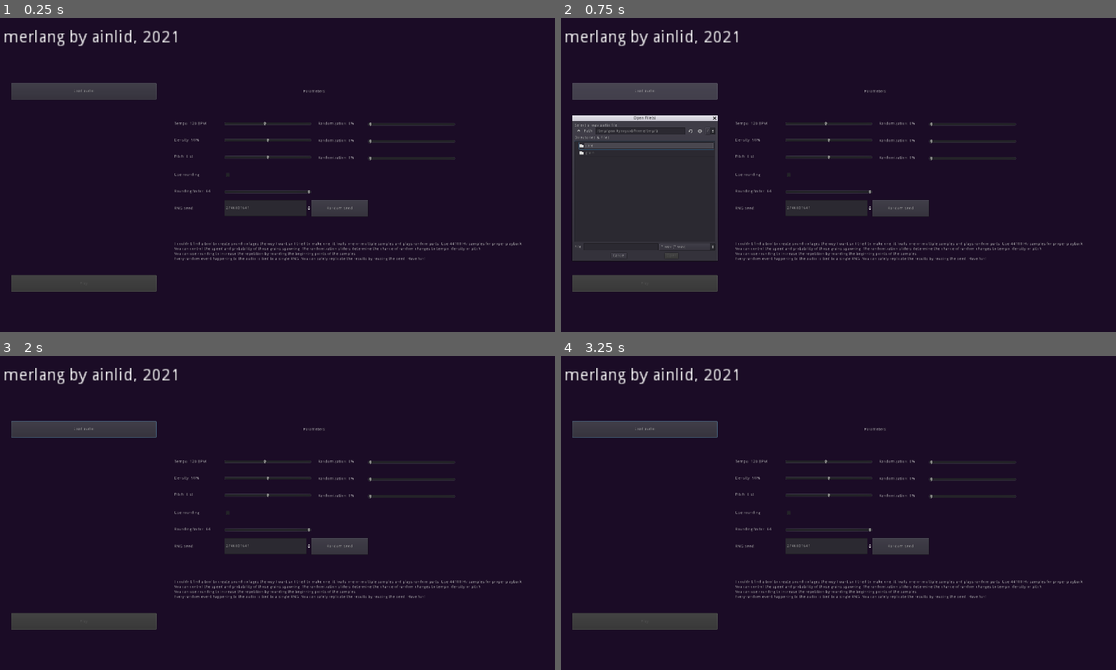
Above: before the commit, frames 1-4 (two rows, left to right).
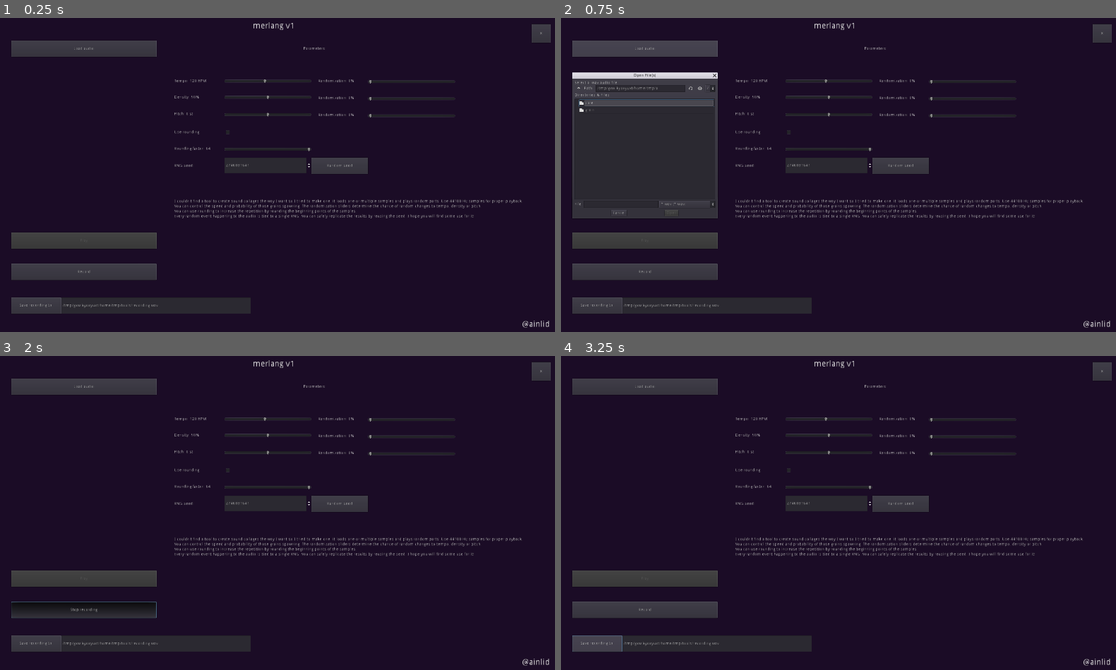
Above: after the commit, the same moments.

Repository: Ainlid/merlang
Game: Godot game, scene res://core/core.tscn
Two runs of this game, one before a commit and one after it. Both use one fixed random seed, a clock stepped at 60 frames per second and the inputs below. Before the commit the project has no main scene; this scene is started directly in both runs.
Inputs (mouse positions are in pixels of both pictures, inside the frame that each line leads up to):
- Up to frame 1 (0.25 s): no input
- Up to frame 2 (0.75 s): click "Load audio" at 0.5 s
- Up to frame 3 (2 s): click (83, 610) at 1.25 s, where only the run after the commit has a clickable "Record"
- Up to frame 4 (3.25 s): click (644, 610) at 2 s, where only the run after the commit has a clickable "Stop recording"; click (599, 644) at 2.75 s, where only the run after the commit has a clickable "Save recording to:"

The runs differ from the first frame. In frame 1, 13% of the frame differs, in the area x 0-100%, y 1-99%; in frame 2, 17%; in frame 3, 13%; in frame 4, 13%.

Commit message:
v1 complete

Diff:
--- a/core/core.gd
+++ b/core/core.gd
@@ -49,6 +49,13 @@
 
 onready var seed_box = $interface/seed_box
 
+onready var audio_record = $audio_record
+onready var record_button = $interface/record_button
+onready var save_path_label = $interface/save_path_label
+
+var effect
+var recording
+
 func _ready():
 	randomize()
 	rng = RandomNumberGenerator.new()
@@ -66,6 +73,9 @@
 	_randomize_seed()
 
 	play_button.disabled = true
+
+	effect = AudioServer.get_bus_effect(0, 0)
+	save_path_label.text = OS.get_executable_path().get_base_dir() + "/recording.wav"
 
 func _set_seed(value):
 	rng_seed = value
@@ -118,10 +128,10 @@
 
 func _load_pressed():
 	_play_stop()
+	file_dialog.popup()
+
+func _files_selected(paths):
 	samples = []
-	file_dialog.popup()
-
-func _files_selected(paths):
 	var file = File.new()
 	for n in paths.size():
 		if file.file_exists(paths[n]):
@@ -152,6 +162,19 @@
 	timer_beat.stop()
 	playing = false
 	play_button.text = "Play"
+
+func _record_pressed():
+	if effect.is_recording_active():
+		recording = effect.get_recording()
+		effect.set_recording_active(false)
+		record_button.text = "Record"
+	else:
+		effect.set_recording_active(true)
+		record_button.text = "Stop recording"
+
+func _save_pressed():
+	var save_path = save_path_label.text
+	recording.save_to_wav(save_path)
 
 func _tick():
 	_randomize_params()
@@ -189,3 +212,6 @@
 		new_pitch = pow(2.0, new_pitch / 12.0)
 		var new_size = interval * rng.randi_range(size_min, size_max)
 		new_grain._grain_play(curr_sample, new_offset, new_pitch, new_size)
+
+func _quit_pressed():
+	get_tree().quit()
--- a/core/core.tscn
+++ b/core/core.tscn
@@ -1,6 +1,8 @@
-[gd_scene load_steps=2 format=2]
+[gd_scene load_steps=3 format=2]
 
 [ext_resource path="res://core/core.gd" type="Script" id=1]
+
+[sub_resource type="AudioStreamSample" id=1]
 
 [node name="core" type="Node2D"]
 script = ExtResource( 1 )
@@ -24,21 +26,32 @@
 }
 
 [node name="title" type="Label" parent="interface"]
-margin_left = 40.0
-margin_top = 43.0
-margin_right = 190.0
-margin_bottom = 67.0
-rect_scale = Vector2( 4, 4 )
-text = "merlang by ainlid, 2021"
+margin_top = 17.0
+margin_right = 960.0
+margin_bottom = 41.0
+rect_scale = Vector2( 2, 2 )
+text = "merlang v1"
+align = 1
+__meta__ = {
+"_edit_use_anchors_": false
+}
+
+[node name="credit" type="Label" parent="interface"]
+margin_left = 1803.18
+margin_top = 1031.73
+margin_right = 1855.18
+margin_bottom = 1049.73
+rect_scale = Vector2( 2, 2 )
+text = "@ainlid"
 __meta__ = {
 "_edit_use_anchors_": false
 }
 
 [node name="load_button" type="Button" parent="interface"]
 margin_left = 67.0
-margin_top = 225.042
+margin_top = 80.042
 margin_right = 561.0
-margin_bottom = 281.042
+margin_bottom = 136.042
 text = "Load audio"
 __meta__ = {
 "_edit_use_anchors_": false
@@ -51,9 +64,9 @@
 anchor_right = 0.5
 anchor_bottom = 0.5
 margin_left = -893.0
-margin_top = -187.0
+margin_top = -332.0
 margin_right = -399.0
-margin_bottom = 289.0
+margin_bottom = 144.0
 window_title = "Open File(s)"
 dialog_text = "Select a .wav audio file"
 mode = 1
@@ -67,9 +80,9 @@
 
 [node name="play_button" type="Button" parent="interface"]
 margin_left = 67.0
-margin_top = 878.029
+margin_top = 733.029
 margin_right = 561.0
-margin_bottom = 934.029
+margin_bottom = 789.029
 text = "Play"
 __meta__ = {
 "_edit_use_anchors_": false
@@ -77,9 +90,9 @@
 
 [node name="label_params" type="Label" parent="interface"]
 margin_left = 621.0
-margin_top = 225.0
+margin_top = 80.0
 margin_right = 1576.0
-margin_bottom = 281.0
+margin_bottom = 136.0
 text = "Parameters:"
 align = 1
 valign = 1
@@ -89,9 +102,9 @@
 
 [node name="tempo_slider" type="HSlider" parent="interface"]
 margin_left = 791.0
-margin_top = 335.0
-margin_right = 1087.0
-margin_bottom = 391.0
+margin_top = 190.0
+margin_right = 1087.0
+margin_bottom = 246.0
 min_value = 50.0
 max_value = 200.0
 value = 120.0
@@ -101,9 +114,9 @@
 
 [node name="tempo_label" type="Label" parent="interface"]
 margin_left = 621.0
-margin_top = 335.0
-margin_right = 746.0
-margin_bottom = 391.0
+margin_top = 190.0
+margin_right = 746.0
+margin_bottom = 246.0
 text = "Tempo: "
 valign = 1
 __meta__ = {
@@ -112,9 +125,9 @@
 
 [node name="density_slider" type="HSlider" parent="interface"]
 margin_left = 791.0
-margin_top = 391.042
-margin_right = 1087.0
-margin_bottom = 447.042
+margin_top = 246.042
+margin_right = 1087.0
+margin_bottom = 302.042
 value = 50.0
 __meta__ = {
 "_edit_use_anchors_": false
@@ -122,9 +135,9 @@
 
 [node name="density_label" type="Label" parent="interface"]
 margin_left = 621.0
-margin_top = 391.042
-margin_right = 746.0
-margin_bottom = 447.042
+margin_top = 246.042
+margin_right = 746.0
+margin_bottom = 302.042
 text = "Density: "
 valign = 1
 __meta__ = {
@@ -133,9 +146,9 @@
 
 [node name="pitch_slider" type="HSlider" parent="interface"]
 margin_left = 791.0
-margin_top = 449.042
-margin_right = 1087.0
-margin_bottom = 505.042
+margin_top = 304.042
+margin_right = 1087.0
+margin_bottom = 360.042
 min_value = -6.0
 max_value = 6.0
 __meta__ = {
@@ -144,9 +157,9 @@
 
 [node name="pitch_label" type="Label" parent="interface"]
 margin_left = 621.0
-margin_top = 447.042
-margin_right = 746.0
-margin_bottom = 503.042
+margin_top = 302.042
+margin_right = 746.0
+margin_bottom = 358.042
 text = "Pitch: "
 valign = 1
 __meta__ = {
@@ -155,18 +168,18 @@
 
 [node name="tempo_random_slider" type="HSlider" parent="interface"]
 margin_left = 1280.0
-margin_top = 337.0
+margin_top = 192.0
 margin_right = 1576.0
-margin_bottom = 393.0
+margin_bottom = 248.0
 __meta__ = {
 "_edit_use_anchors_": false
 }
 
 [node name="tempo_random_label" type="Label" parent="interface"]
 margin_left = 1110.0
-margin_top = 335.0
+margin_top = 190.0
 margin_right = 1235.0
-margin_bottom = 391.0
+margin_bottom = 246.0
 text = "Randomization: "
 valign = 1
 __meta__ = {
@@ -175,18 +188,18 @@
 
 [node name="density_random_slider" type="HSlider" parent="interface"]
 margin_left = 1280.0
-margin_top = 395.0
+margin_top = 250.0
 margin_right = 1576.0
-margin_bottom = 451.0
+margin_bottom = 306.0
 __meta__ = {
 "_edit_use_anchors_": false
 }
 
 [node name="density_random_label" type="Label" parent="interface"]
 margin_left = 1110.0
-margin_top = 393.0
+margin_top = 248.0
 margin_right = 1235.0
-margin_bottom = 449.0
+margin_bottom = 304.0
 text = "Randomization: "
 valign = 1
 __meta__ = {
@@ -195,18 +208,18 @@
 
 [node name="pitch_random_slider" type="HSlider" parent="interface"]
 margin_left = 1280.0
-margin_top = 453.0
+margin_top = 308.0
 margin_right = 1576.0
-margin_bottom = 509.0
+margin_bottom = 364.0
 __meta__ = {
 "_edit_use_anchors_": false
 }
 
 [node name="pitch_random_label" type="Label" parent="interface"]
 margin_left = 1110.0
-margin_top = 451.0
+margin_top = 306.0
 margin_right = 1235.0
-margin_bottom = 507.0
+margin_bottom = 362.0
 text = "Randomization: "
 valign = 1
 __meta__ = {
@@ -215,18 +228,18 @@
 
 [node name="rounding_toggle" type="CheckBox" parent="interface"]
 margin_left = 791.0
-margin_top = 509.0
+margin_top = 364.0
 margin_right = 828.0
-margin_bottom = 565.0
+margin_bottom = 420.0
 __meta__ = {
 "_edit_use_anchors_": false
 }
 
 [node name="rounding_toggle_label" type="Label" parent="interface"]
 margin_left = 621.0
-margin_top = 509.0
-margin_right = 746.0
-margin_bottom = 565.0
+margin_top = 364.0
+margin_right = 746.0
+margin_bottom = 420.0
 text = "Use rounding: "
 valign = 1
 __meta__ = {
@@ -235,9 +248,9 @@
 
 [node name="rounding_slider" type="HSlider" parent="interface"]
 margin_left = 791.0
-margin_top = 567.0
-margin_right = 1087.0
-margin_bottom = 623.0
+margin_top = 422.0
+margin_right = 1087.0
+margin_bottom = 478.0
 min_value = 2.0
 max_value = 16.0
 value = 16.0
@@ -247,9 +260,9 @@
 
 [node name="rounding_label" type="Label" parent="interface"]
 margin_left = 621.0
-margin_top = 565.0
-margin_right = 746.0
-margin_bottom = 621.0
+margin_top = 420.0
+margin_right = 746.0
+margin_bottom = 476.0
 text = "Rounding factor: "
 valign = 1
 __meta__ = {
@@ -258,16 +271,19 @@
 
 [node name="seed_box" type="SpinBox" parent="interface"]
 margin_left = 791.0
-margin_top = 623.0
-margin_right = 1087.0
-margin_bottom = 677.0
+margin_top = 478.0
+margin_right = 1087.0
+margin_bottom = 532.0
 max_value = 1e+10
+__meta__ = {
+"_edit_use_anchors_": false
+}
 
 [node name="seed_label" type="Label" parent="interface"]
 margin_left = 621.0
-margin_top = 623.0
-margin_right = 746.0
-margin_bottom = 679.0
+margin_top = 478.0
+margin_right = 746.0
+margin_bottom = 534.0
 text = "RNG seed: "
 valign = 1
 __meta__ = {
@@ -276,25 +292,70 @@
 
 [node name="seed_random_button" type="Button" parent="interface"]
 margin_left = 1087.0
-margin_top = 623.0
+margin_top = 478.0
 margin_right = 1280.0
-margin_bottom = 679.0
+margin_bottom = 534.0
 text = "Random seed"
+__meta__ = {
+"_edit_use_anchors_": false
+}
 
 [node name="info" type="Label" parent="interface"]
 margin_left = 621.0
-margin_top = 765.0
+margin_top = 620.0
 margin_right = 1817.0
-margin_bottom = 840.0
+margin_bottom = 695.0
 text = "I couldn't find a tool to create sound collages the way I want so I tried to make one. it loads one or multiple samples and plays random parts. Use 44100 Hz samples for proper playback.
 You can control the speed and probability of those grains spawning. The randomization sliders determine the chance of random changes to tempo, density or pitch.
 You can use rounding to increase the repetition by rounding the beginning points of the samples.
-Every random event happening to the audio is tied to a single RNG. You can safely replicate the results by reusing the seed. Have fun!"
-__meta__ = {
-"_edit_use_anchors_": false
-}
-
-[node name="audio" type="AudioStreamPlayer" parent="."]
+Every random event happening to the audio is tied to a single RNG. You can safely replicate the results by reusing the seed. I hope you will find some use for it!"
+__meta__ = {
+"_edit_use_anchors_": false
+}
+
+[node name="record_button" type="Button" parent="interface"]
+margin_left = 67.0
+margin_top = 839.0
+margin_right = 561.0
+margin_bottom = 895.0
+toggle_mode = true
+text = "Record"
+__meta__ = {
+"_edit_use_anchors_": false
+}
+
+[node name="save_button" type="Button" parent="interface"]
+margin_left = 67.0
+margin_top = 953.551
+margin_right = 237.0
+margin_bottom = 1009.55
+text = "Save recording to:"
+__meta__ = {
+"_edit_use_anchors_": false
+}
+
+[node name="save_path_label" type="LineEdit" parent="interface"]
+margin_left = 237.0
+margin_top = 954.0
+margin_right = 882.0
+margin_bottom = 1010.0
+__meta__ = {
+"_edit_use_anchors_": false
+}
+
+[node name="quit_button" type="Button" parent="interface"]
+margin_left = 1836.0
+margin_top = 24.0
+margin_right = 1900.0
+margin_bottom = 88.0
+text = "X"
+__meta__ = {
+"_edit_use_anchors_": false
+}
+
+[node name="audio_record" type="AudioStreamPlayer" parent="."]
+stream = SubResource( 1 )
+autoplay = true
 
 [connection signal="timeout" from="timer_beat" to="." method="_tick"]
 [connection signal="pressed" from="interface/load_button" to="." method="_load_pressed"]
@@ -310,3 +371,6 @@
 [connection signal="value_changed" from="interface/rounding_slider" to="." method="_set_rounding"]
 [connection signal="value_changed" from="interface/seed_box" to="." method="_set_seed"]
 [connection signal="pressed" from="interface/seed_random_button" to="." method="_randomize_seed"]
+[connection signal="pressed" from="interface/record_button" to="." method="_record_pressed"]
+[connection signal="pressed" from="interface/save_button" to="." method="_save_pressed"]
+[connection signal="pressed" from="interface/quit_button" to="." method="_quit_pressed"]
--- /dev/null
+++ b/default_bus_layout.tres
@@ -0,0 +1,8 @@
+[gd_resource type="AudioBusLayout" load_steps=2 format=2]
+
+[sub_resource type="AudioEffectRecord" id=2]
+resource_name = "Record"
+
+[resource]
+bus/0/effect/0/effect = SubResource( 2 )
+bus/0/effect/0/enabled = true
--- a/project.godot
+++ b/project.godot
@@ -11,6 +11,7 @@
 [application]
 
 config/name="merlang"
+run/main_scene="res://core/core.tscn"
 config/icon="res://icon.png"
 
 [display]
